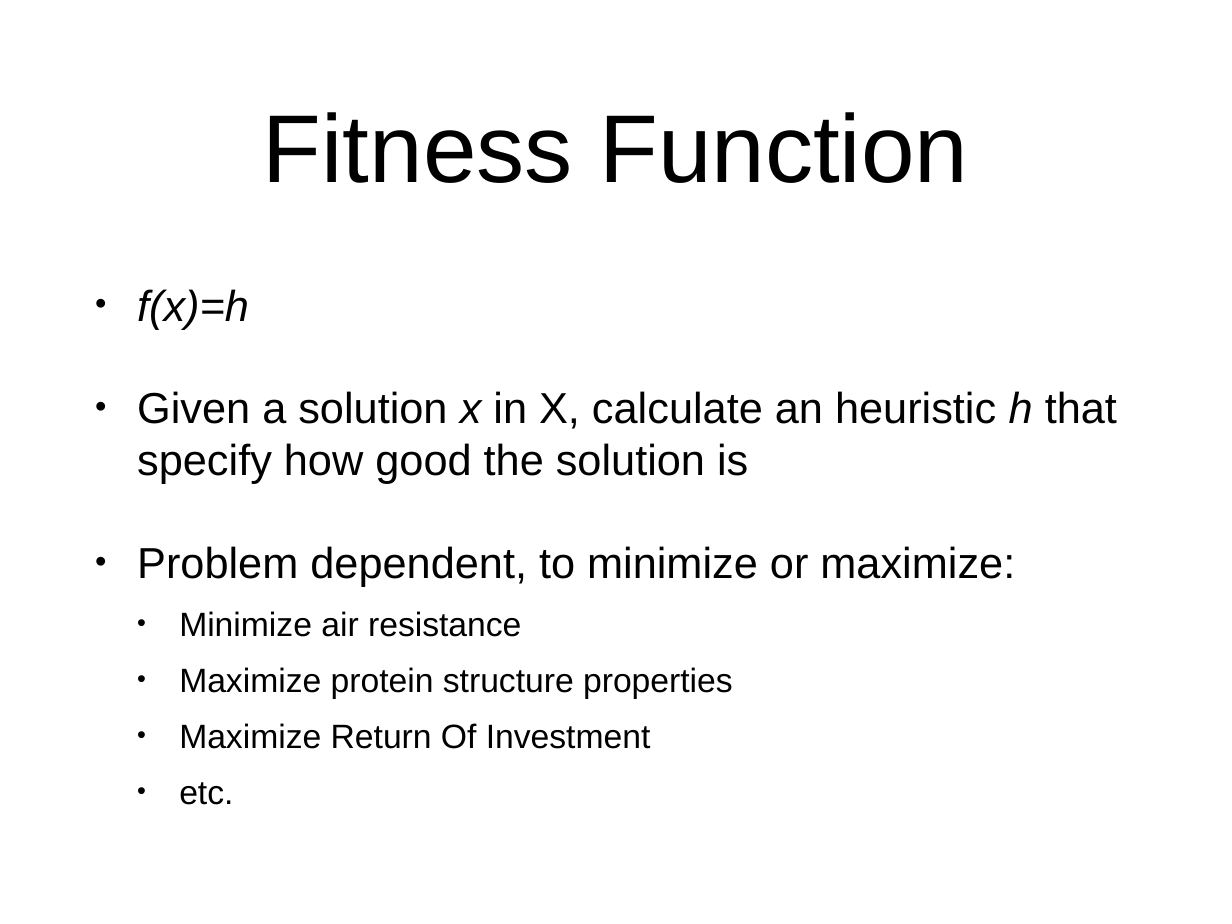
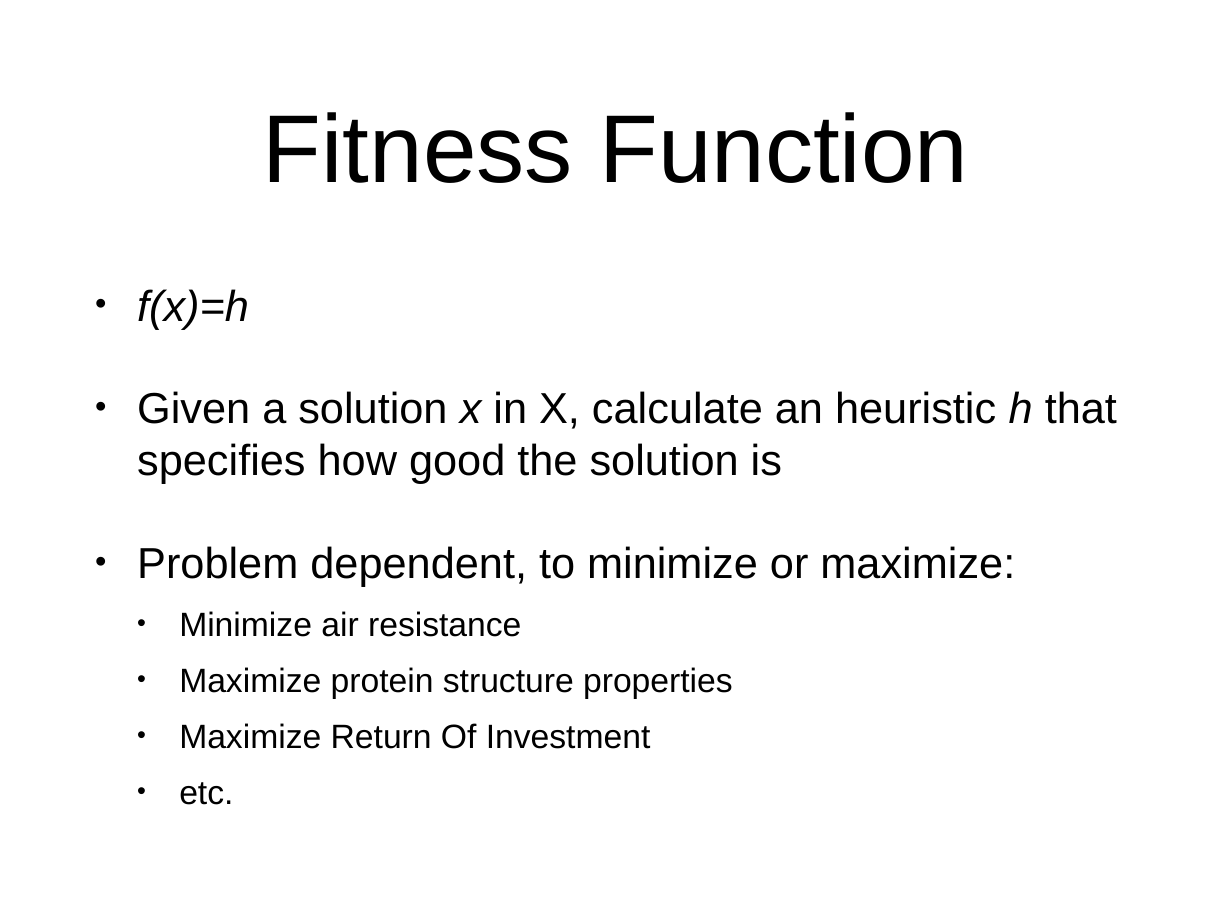
Before and after one commit to arcuri82/algorithms, a slide deck: slide 11 of docs/slides/10/10_optimization.pptx. Drawn at 1232x924 pixels with LibreOffice and Linux fonts; fonts in the diff are those of the drawing. Boxes give left, top, right and bottom in pixels: in the first picture for what was removed or moved away, otherwise in the second. Text is boxed around its words. In the diff, an @@ line names an element or a change of style, - is before the commit and + after.

Commit message:
fixed error in slide

```diff
--- a/docs/slides/10/10_optimization.pptx
+++ b/docs/slides/10/10_optimization.pptx
@@ text at <box>137,391,1117,483</box>: text changed @@
-• Given a solution x in X, calculate an heuristic h that specify how good the solution is
+• Given a solution x in X, calculate an heuristic h that specifies how good the solution is
```
Also in this commit, not shown: 1 other file.
